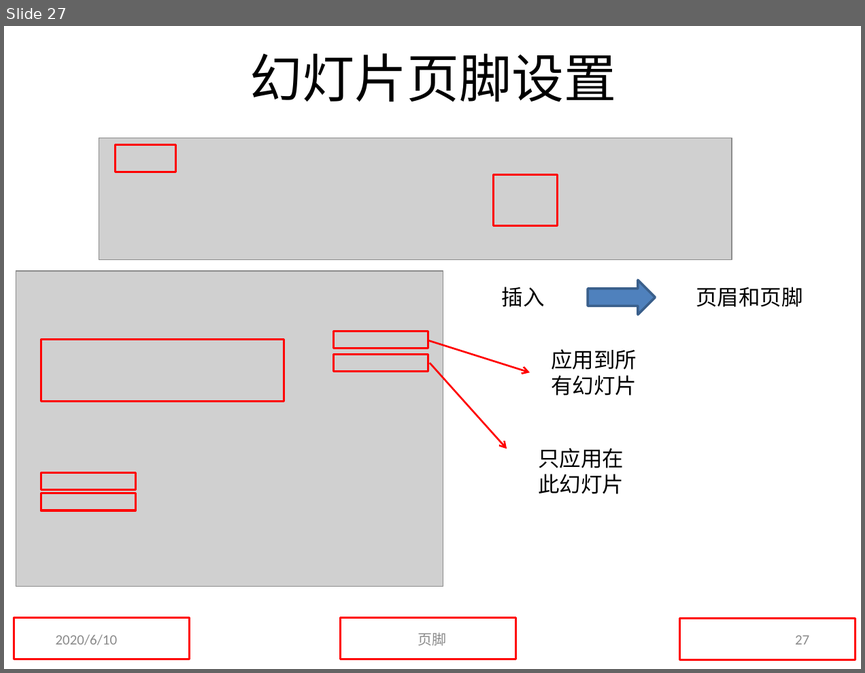
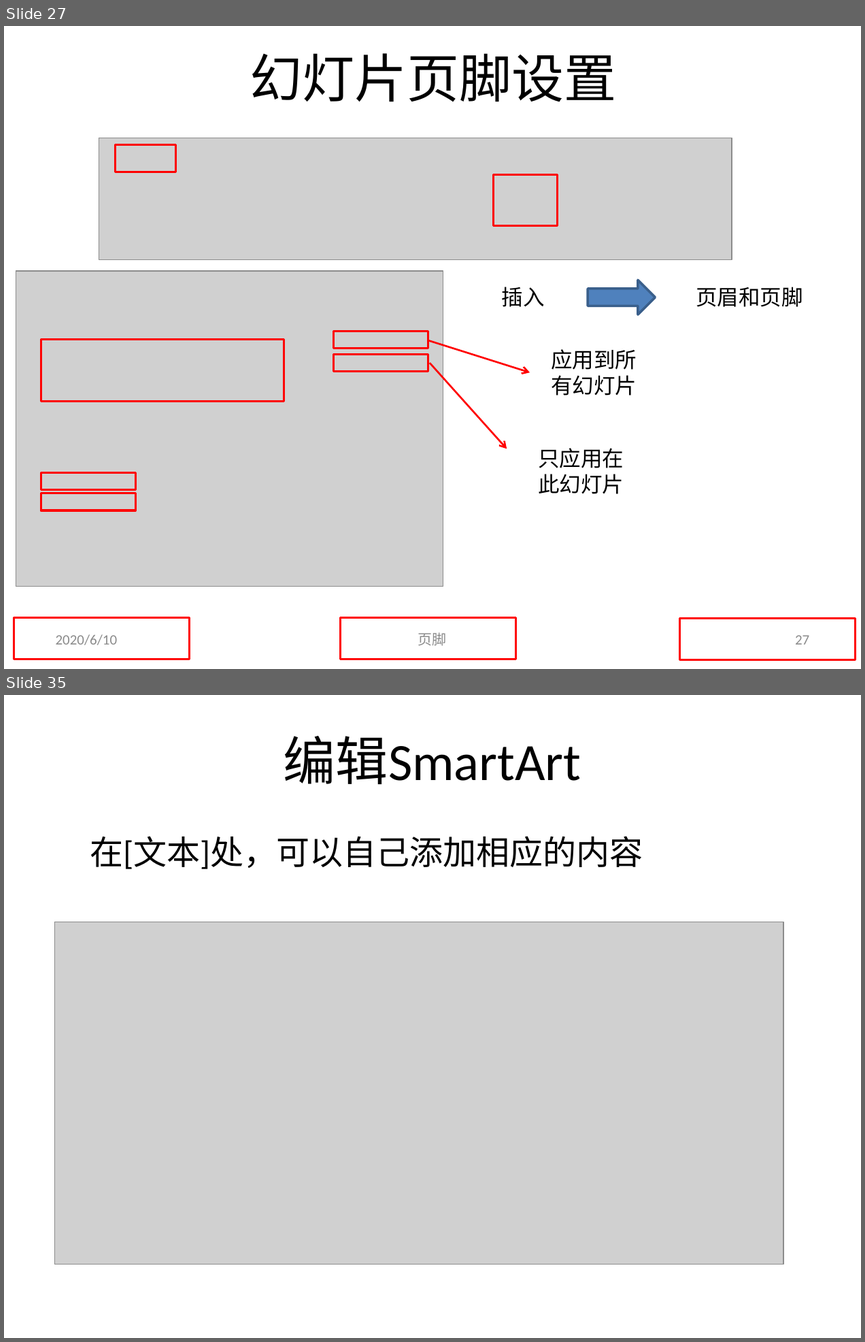
Before and after one commit to sans123wx/class, a slide deck: 第5章ppt/PowerPoint.pptx. Shown one above the other, each under a label of ours: slide 27 before the commit, slides 27 and 35 after it; the slides between them are not shown. The pictures are 865x673 and 865x1342 pixels, drawn with LibreOffice and Linux fonts; fonts in the diff are those of the drawing; grey boxes stand for pictures. Boxes give left, top, right and bottom in pixels: in the first picture for what was removed or moved away, otherwise in the second. Text is boxed around its words. In the diff, an @@ line names an element or a change of style, - is before the commit and + after.

```diff
--- a/第5章ppt/PowerPoint.pptx
+++ b/第5章ppt/PowerPoint.pptx
@@ slide 35 added at [4,695,861,1338], background #FFFFFF @@
@@ title added at [283,736,581,784], 44 pt, text #000000 @@
+编辑SmartArt
@@ text added at [90,836,643,869], 28 pt, text #000000 @@
+在[文本]处，可以自己添加相应的内容
@@ picture added at [54,922,783,1264] @@
```
Also in this commit, not shown: 1 slide changed, 10 other slides added, 1 other file.
